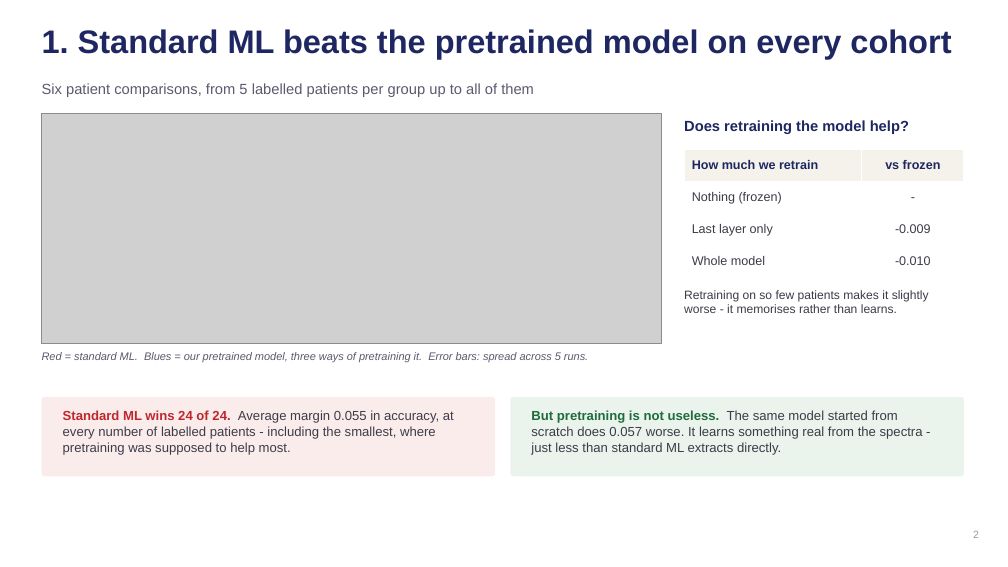
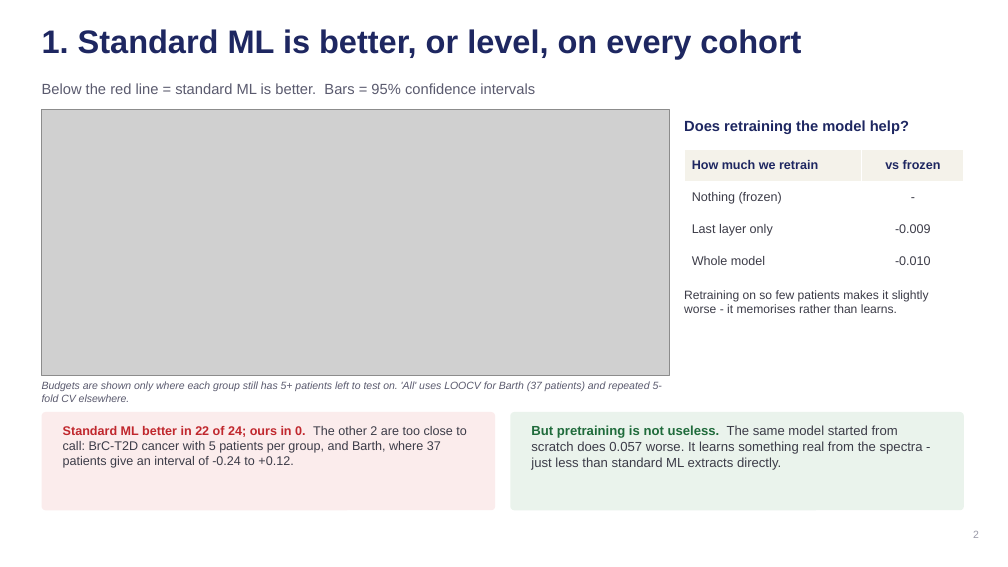
Before and after one commit to rama21094/NMR-Metabolomics-Foundational-Model, a slide deck: slide 2 of docs/Weekly_Update_2026-09-25.pptx. Drawn at 1008x567 pixels with LibreOffice and Linux fonts; fonts in the diff are those of the drawing; grey boxes stand for pictures. Boxes give left, top, right and bottom in pixels: in the first picture for what was removed or moved away, otherwise in the second. Text is boxed around its words. In the diff, an @@ line names an element or a change of style, - is before the commit and + after.

```diff
--- a/docs/Weekly_Update_2026-09-25.pptx
+++ b/docs/Weekly_Update_2026-09-25.pptx
@@ text at (x1=42, y1=29, x2=801, y2=59): text changed @@
-1. Standard ML beats the pretrained model on every cohort
+1. Standard ML is better, or level, on every cohort
@@ text at (x1=42, y1=83, x2=535, y2=94): text changed @@
-Six patient comparisons, from 5 labelled patients per group up to all of them
+Below the red line = standard ML is better. Bars = 95% confidence intervals
@@ picture resized from (x1=42, y1=113, x2=662, y2=343) to (x1=42, y1=110, x2=669, y2=376) @@
@@ text at (x1=42, y1=381, x2=662, y2=402): text changed; size 10.5 to 10 pt @@
-Red = standard ML. Blues = our pretrained model, three ways of pretraining it. Error bars: spread across 5 runs.
+Budgets are shown only where each group still has 5+ patients left to test on. 'All' uses LOOCV for Barth (37 patients) and repeated 5-fold CV elsewhere.
@@ rounded rectangle resized from (x1=42, y1=397, x2=495, y2=476) to (x1=42, y1=412, x2=495, y2=510) @@
@@ rounded rectangle resized from (x1=510, y1=397, x2=964, y2=476) to (x1=510, y1=412, x2=964, y2=510) @@
@@ text at (x1=63, y1=426, x2=466, y2=468): text changed; size 12.5 to 12 pt @@
-Standard ML wins 24 of 24. Average margin 0.055 in accuracy, at every number of labelled patients - including the smallest, where pretraining was supposed to help most.
+Standard ML better in 22 of 24; ours in 0. The other 2 are too close to call: BrC-T2D cancer with 5 patients per group, and Barth, where 37 patients give an interval of -0.24 to +0.12.
@@ text "But pretraining is not useless. ..." moved from (x1=531, y1=410, x2=923, y2=455) to (x1=531, y1=425, x2=923, y2=470) @@
```
Also in this commit, not shown: 6 other slides changed, 7 other files.
